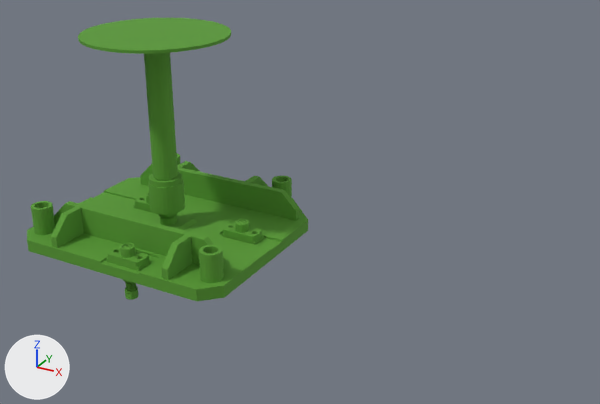
One commit to the FBX model Assets/Resources/Manufacturing/Feature/NIC分析/Model/NCAD.FBX: the scene before it, then after it.
The view is the same before and after, from a 50 mm lens placed at (0.888, -1.133, 0.682), pointed at (0.27, -0.009, 0.12). Arrows for +X, +Y and +Z are at lower left; the lights stay in place. Where no turn or scale is listed for an object, it has been applied to the vertices.

Script lines for the objects in view, before the commit:
```python
me_mesh = bpy.data.meshes.new('Mesh')
me_mesh.from_pydata(...)  # 2503 vertices, 5040 faces; spans x -0.216..0.216, y -0.197..0.197, z -0.044..0.38
me_mesh.materials.append(mat_13___default)  # green #56992e
me_mesh_001 = bpy.data.meshes.new('Mesh.001')
me_mesh_001.from_pydata(...)  # 64 vertices, 104 faces; spans x -0.184..0.197, y -0.194..0.187, z 0.022..0.073
me_mesh_001.materials.append(mat_13___default)  # green #56992e
ob_基台 = bpy.data.objects.new('基台', me_mesh)
ob_基台.location = (0.0, 0.0, 0.0)
ob_強化肋 = bpy.data.objects.new('強化肋', me_mesh_001)
ob_強化肋.location = (0.0, 0.0, 0.0)
```
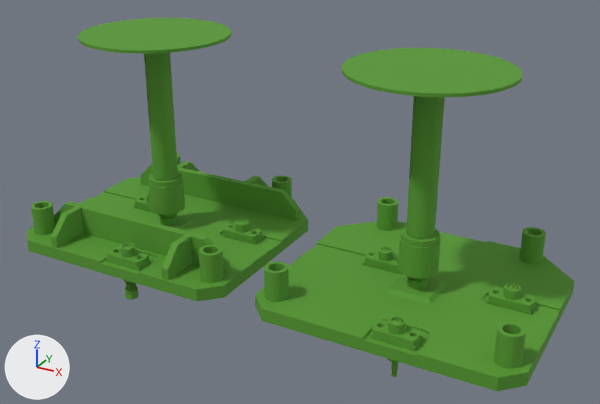
Diff of the bpy script that builds the scene:
```diff
--- a/Assets/Resources/Manufacturing/Feature/NIC分析/Model/NCAD.FBX.py
+++ b/Assets/Resources/Manufacturing/Feature/NIC分析/Model/NCAD.FBX.py
@@ me_mesh_003 @@
+me_mesh_003.from_pydata(...)  # 2503 vertices, 5040 faces; spans x -0.216..0.216, y -0.197..0.197, z -0.044..0.38
+me_mesh_003.materials.append(mat_13___default)  # green #56992e
@@ ob_基台wire @@
+ob_基台wire = bpy.data.objects.new('基台WIRE', me_mesh_003)
+ob_基台wire.location = (0.491, 0.0, 0.0)
```

What differs and where, as boxes (x1, y1, x2, y2) in the pictures (600 x 404 px):
'基台WIRE', added (green): after (255, 48, 575, 391)
